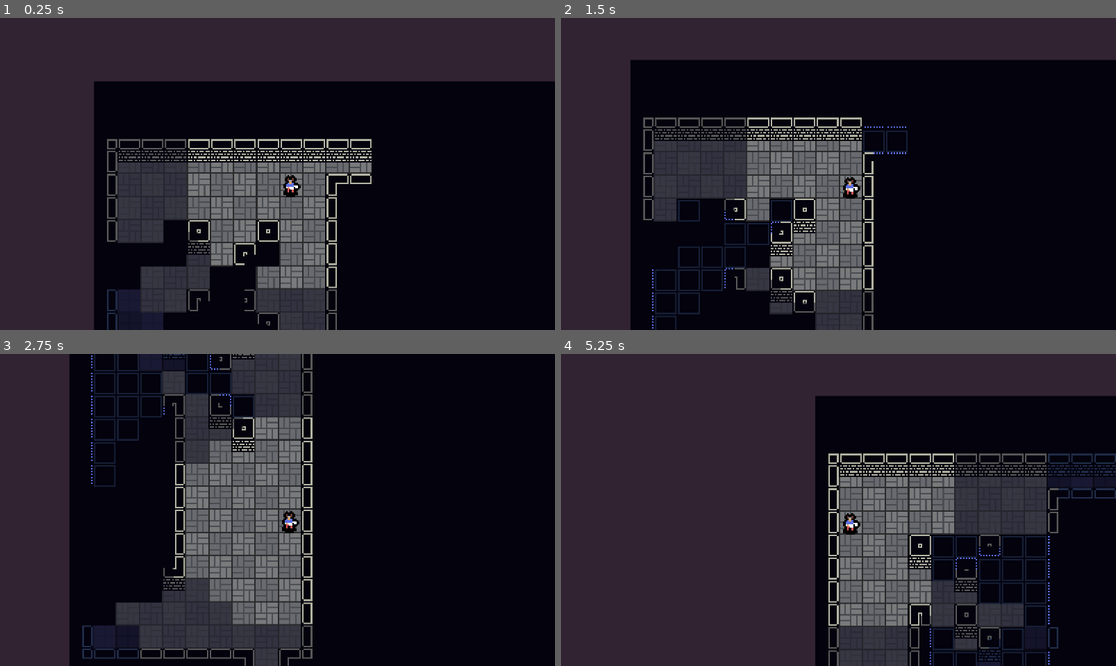
Above: before the commit, frames 1-4 (two rows, left to right).
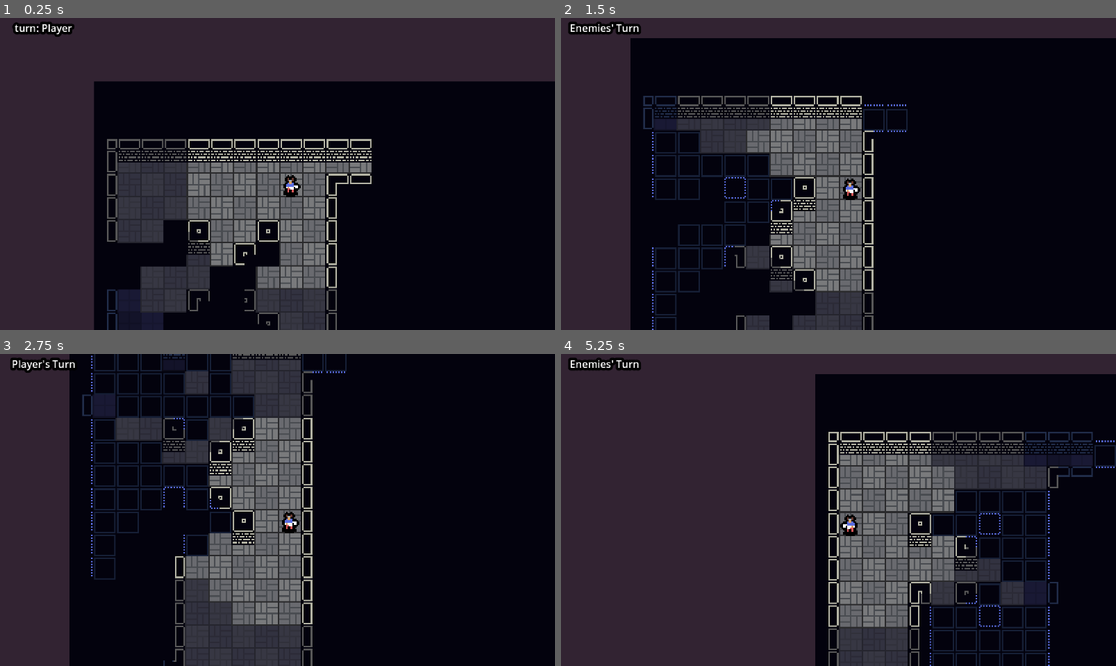
Above: after the commit, the same moments.

Repository: Basher006/path-of-rouge_godot
Game: Godot game, scene res://app/scenes/world.tscn
The game is run twice, just before and just after one commit, with the same random seed, the same clock (stepped at 60 frames per second) and the same inputs. The project has no main scene, so this scene is started directly.
Inputs:
- Up to frame 1 (0.25 s): no input
- Up to frame 2 (1.5 s): hold Right (Right) 0.53-1.28 s; tap Enter at 1.25 s; hold Down (Down) from 1.28 s (still down)
- Up to frame 3 (2.75 s): release Down (Down) at 2.03 s; hold Right (Right) from 2.03 s (still down)
- Up to frame 4 (5.25 s): tap Space at 2.75 s; release Right (Right) at 2.78 s; hold Up (Up) 2.78-3.53 s; hold Left (Left) 3.53-5.03 s; tap Enter at 5 s; hold Down (Down) from 5.03 s (still down)

The runs differ from the first frame. In frame 1, 0.4% of the frame differs, in the area x 2-14%, y 1-7%; in frame 2, 21%, in the area x 1-100%, y 1-100%; in frame 3, 12%; in frame 4, 20%.

Commit message:
simple turn system

Diff:
--- /dev/null
+++ b/app/assets/default_label_settings.tres
@@ -0,0 +1,6 @@
+[gd_resource type="LabelSettings" format=3 uid="uid://bttsudi5uk4dt"]
+
+[resource]
+font_size = 7
+outline_size = 7
+outline_color = Color(0, 0, 0, 1)
--- a/app/scenes/world.tscn
+++ b/app/scenes/world.tscn
@@ -1,9 +1,10 @@
-[gd_scene load_steps=7 format=3 uid="uid://bmp0dw5npvbsg"]
+[gd_scene load_steps=8 format=3 uid="uid://bmp0dw5npvbsg"]
 
 [ext_resource type="Script" uid="uid://bimi6uxc8n3vh" path="res://app/scipts/TileMap/MapRenderer.gd" id="1_367eh"]
 [ext_resource type="Texture2D" uid="uid://b4fqiyyp0dclb" path="res://app/assets/sprites/player.png" id="1_aou6w"]
 [ext_resource type="Script" uid="uid://jt477i5f2ei4" path="res://app/scipts/World.gd" id="1_oqxhb"]
 [ext_resource type="TileSet" uid="uid://cxu7r1xpib04c" path="res://app/assets/FloorTileSet.tres" id="2_2xy6x"]
+[ext_resource type="LabelSettings" uid="uid://bttsudi5uk4dt" path="res://app/assets/default_label_settings.tres" id="2_17epa"]
 [ext_resource type="TileSet" uid="uid://u4047s1arilt" path="res://app/assets/WallsTileSet.tres" id="3_oqxhb"]
 [ext_resource type="Script" uid="uid://d0nvd1ndq83pj" path="res://app/scipts/Player.gd" id="5_axaug"]
 
@@ -11,6 +12,16 @@
 script = ExtResource("1_oqxhb")
 map_renderer = NodePath("TileMap")
 player = NodePath("Player")
+
+[node name="Canvas" type="CanvasLayer" parent="."]
+
+[node name="DebugLabel" type="Label" parent="Canvas"]
+offset_right = 60.0
+offset_bottom = 15.0
+text = "turn: Player"
+label_settings = ExtResource("2_17epa")
+horizontal_alignment = 1
+vertical_alignment = 1
 
 [node name="TileMap" type="Node" parent="." node_paths=PackedStringArray("floor_layer", "walls_layer")]
 script = ExtResource("1_367eh")
--- /dev/null
+++ b/app/scipts/Managers/TurnManager.gd
@@ -0,0 +1,49 @@
+# res://app/scipts/Managers/TurnManager.gd
+# Управляет пошаговой системой ходов в игре.
+extends Node
+
+
+signal turn_changed(new_state)
+
+
+enum TurnState {
+	PLAYER_TURN,
+	ENVIRONMENT_TURN,
+	ENEMY_TURN
+}
+
+
+var current_state: TurnState = TurnState.PLAYER_TURN
+var turn_delay: float = 0.05
+
+
+func _ready():
+	emit_signal("turn_changed", current_state)
+
+
+func process_turn():
+	# Перейти в ENVIRONMENT_TURN
+	current_state = TurnState.ENVIRONMENT_TURN
+	emit_signal("turn_changed", current_state)
+	await _handle_environment_turn()
+
+	# Перейти в ENEMY_TURN
+	current_state = TurnState.ENEMY_TURN
+	emit_signal("turn_changed", current_state)
+	await _handle_enemy_turn()
+
+	# Вернуться в PLAYER_TURN
+	current_state = TurnState.PLAYER_TURN
+	emit_signal("turn_changed", current_state)
+
+# Внутренняя функция для фазы окружения (с задержкой)
+func _handle_environment_turn():
+	# Здесь будет логика окружения (ловушки и т.д.), но пока пусто
+	# Симуляция: Задержка
+	await get_tree().create_timer(turn_delay).timeout
+
+# Внутренняя функция для фазы врагов (с задержкой)
+func _handle_enemy_turn():
+	# Здесь будет логика врагов (perform_turn() для каждого), но пока пусто
+	# Симуляция: Задержка
+	await get_tree().create_timer(turn_delay).timeout
--- a/app/scipts/Player.gd
+++ b/app/scipts/Player.gd
@@ -14,6 +14,7 @@
 var current_direction: Vector2 = Vector2.ZERO
 var light_component: LightSourceComponent
 
+signal action_taken()  # Сигнал, который emit после любого действия (1 AP)
 
 func init(pos: Vector2) -> void:
 	# Move player to init position.
@@ -36,17 +37,12 @@
 	# Debug: Move to starting position.
 
 func _process(_delta: float) -> void:
+	if TurnManager.current_state != TurnManager.TurnState.PLAYER_TURN:
+		return
+
 	var input_dir: Vector2 = get_input_direction()
 	if input_dir != Vector2.ZERO:
-		if input_dir != current_direction:
-			# New direction: move immediately and start timer with initial delay.
-			_move(input_dir)
-			current_direction = input_dir
-			move_timer.start(initial_delay)
-	else:
-		# No input: reset and stop timer.
-		current_direction = Vector2.ZERO
-		move_timer.stop()
+		_move(input_dir)
 
 
 # Gets current input direction (prioritizes right/left over down/up).
@@ -74,7 +70,8 @@
 # Moves player in direction if target is walkable.
 func _move(dir: Vector2) -> void:
 	# Flip sprite horizontally.
-	sprite.flip_h = dir.x < 0
+	if dir.x != 0:
+		sprite.flip_h = dir.x < 0
 
 	var current_grid: Vector2i = get_grid_pos()
 	var target_grid: Vector2i = current_grid + Vector2i(dir)
@@ -82,6 +79,7 @@
 	if GridManager.is_walkable(target_grid):
 		position = G.grid_to_world(target_grid)
 		light_component.move_light(target_grid)
+		emit_signal("action_taken")
 
 
 # Gets current grid position.
--- a/app/scipts/world.gd
+++ b/app/scipts/world.gd
@@ -6,10 +6,15 @@
 @export var map_renderer: MapRenderer
 @export var player: Player
 
+@onready var turn_label = $Canvas/DebugLabel
+
 
 func _ready() -> void:
 	print("Initializing world!")
 	_initialize_level()
+	player.init(Vector2i(8, 4))
+	player.connect("action_taken", Callable(self, "_on_player_action_taken"))
+	TurnManager.connect("turn_changed", Callable(self, "_on_turn_changed"))
 
 
 # Initializes the level from image and renders it.
@@ -24,4 +29,21 @@
 	GridManager.level = level
 	GridManager.map_level()
 	GridManager.draw_full_level()
-	player.init(Vector2i(8, 4))
+
+
+
+func _on_player_action_taken():
+	# После действия игрока — запустить цикл в TurnManager
+	# Почему? Это завершает ход игрока и переходит к следующим фазам
+	TurnManager.process_turn()  # Без await, чтобы не блокировать; добавь await, если нужно ждать окончания
+
+func _on_turn_changed(new_state):
+	# Обновить Label в зависимости от состояния
+	# Почему match? Читаемо и легко расширяемо
+	match new_state:
+		TurnManager.TurnState.PLAYER_TURN:
+			turn_label.text = "Player's Turn"
+		TurnManager.TurnState.ENVIRONMENT_TURN:
+			turn_label.text = "Environment's Turn"
+		TurnManager.TurnState.ENEMY_TURN:
+			turn_label.text = "Enemies' Turn"
--- a/project.godot
+++ b/project.godot
@@ -22,6 +22,7 @@
 MapGenerator="*res://app/scipts/Managers/MapGenerator.gd"
 DualGridx8Mapper="*res://utils/DualGridx8Mapper.gd"
 LightingManager="*res://app/scipts/Managers/LightingManager.gd"
+TurnManager="*res://app/scipts/Managers/TurnManager.gd"
 
 [display]
 
Not shown, added: app/scipts/Managers/TurnManager.gd.uid
